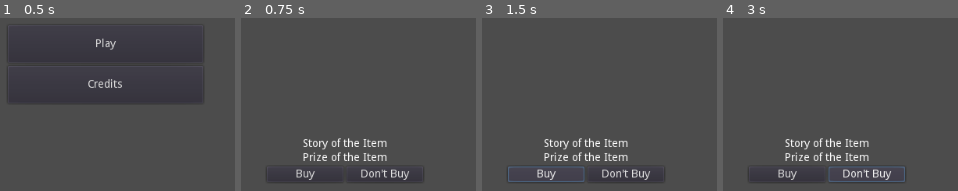
Above: before the commit, frames 1-4 (left to right).
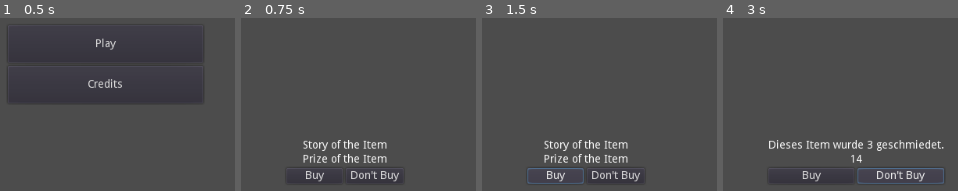
Above: after the commit, the same moments.

Repository: Birdoflames/BrackeysGameJam
Game: Godot game, scene res://Scenes/Start_Scene.tscn
Two runs of this game, one before a commit and one after it. Both use one fixed random seed, a clock stepped at 60 frames per second and the inputs below.
Inputs:
- Up to frame 1 (0.5 s): no input
- Up to frame 2 (0.75 s): click "Play" at 0.5 s
- Up to frame 3 (1.5 s): click "Buy" at 1.25 s
- Up to frame 4 (3 s): click "Don't Buy" at 2 s; tap Enter at 2.75 s; hold Up (ui_up) from 2.78 s (still down)

Frame 1 is identical in both runs. In frame 2, 3.0% of the frame differs, in the area x 12-76%, y 69-95%; in frame 3, 3.8%; in frame 4, 5.5%, in the area x 12-95%, y 69-96%.

Commit message:
fixing bugs of item (generation) system

Diff:
--- a/Items/Item.gd
+++ b/Items/Item.gd
@@ -2,10 +2,14 @@
 
 var rng = RandomNumberGenerator.new()
 
+#when added to the scene: searches root node; generates random story/prize; calls set_story() from Scene_Handler
 func _ready():
-	var story = "Some Item found " + str(random(100, 200)) + " years ago..."
-	var prize = str(random(10, 20))
-	get_tree().get_root().find_node("Game_Scene", true, false).set_story(story, prize)
+	var scene_handler = get_tree().get_root().find_node("Scene_Handler", true, false)
+
+	var story = "Dieses Item wurde " + str(random(1, 10)) + " geschmiedet."
+	var prize = str(random(1, 15))
+
+	scene_handler.set_story(story, prize)
 
 func random(start, end):
 	rng.randomize()
--- a/Items/Item.tscn
+++ b/Items/Item.tscn
@@ -5,6 +5,7 @@
 [node name="Item" type="Control"]
 anchor_right = 1.0
 anchor_bottom = 1.0
+margin_right = -1004.0
 script = ExtResource( 1 )
 __meta__ = {
 "_edit_use_anchors_": false
--- a/Scenes/Game_Scene.tscn
+++ /dev/null
@@ -1,98 +0,0 @@
-[gd_scene load_steps=3 format=2]
-
-[ext_resource path="res://Scripts/Game_Scene.gd" type="Script" id=1]
-[ext_resource path="res://Scripts/Inventory.gd" type="Script" id=3]
-
-[node name="Game_Scene" type="Node"]
-script = ExtResource( 1 )
-
-[node name="GUI" type="Control" parent="."]
-anchor_right = 1.0
-anchor_bottom = 1.0
-__meta__ = {
-"_edit_use_anchors_": false
-}
-
-[node name="Inventory" type="Control" parent="GUI"]
-margin_right = 40.0
-margin_bottom = 40.0
-script = ExtResource( 3 )
-__meta__ = {
-"_edit_use_anchors_": false
-}
-
-[node name="History_Book" type="Control" parent="GUI"]
-visible = false
-anchor_right = 1.0
-anchor_bottom = 1.0
-__meta__ = {
-"_edit_use_anchors_": false
-}
-
-[node name="ColorRect" type="ColorRect" parent="GUI/History_Book"]
-anchor_right = 1.0
-anchor_bottom = 1.0
-color = Color( 0.458824, 0.439216, 0.439216, 1 )
-
-[node name="Buying" type="VBoxContainer" parent="GUI"]
-margin_left = 412.0
-margin_top = 397.5
-margin_right = 612.0
-margin_bottom = 467.5
-__meta__ = {
-"_edit_use_anchors_": false
-}
-
-[node name="Text" type="VBoxContainer" parent="GUI/Buying"]
-margin_right = 200.0
-margin_bottom = 32.0
-
-[node name="Story" type="Label" parent="GUI/Buying/Text"]
-margin_left = 46.0
-margin_right = 154.0
-margin_bottom = 14.0
-size_flags_horizontal = 4
-text = "Story of the Item"
-
-[node name="Prize" type="Label" parent="GUI/Buying/Text"]
-margin_left = 46.0
-margin_top = 18.0
-margin_right = 154.0
-margin_bottom = 32.0
-size_flags_horizontal = 4
-text = "Prize of the Item"
-
-[node name="Buttons" type="HBoxContainer" parent="GUI/Buying"]
-margin_top = 36.0
-margin_right = 200.0
-margin_bottom = 56.0
-__meta__ = {
-"_edit_use_anchors_": false
-}
-
-[node name="Buy" type="Button" parent="GUI/Buying/Buttons"]
-margin_right = 98.0
-margin_bottom = 20.0
-size_flags_horizontal = 3
-size_flags_vertical = 3
-text = "Buy"
-__meta__ = {
-"_edit_use_anchors_": false
-}
-
-[node name="DontBuy" type="Button" parent="GUI/Buying/Buttons"]
-margin_left = 102.0
-margin_right = 200.0
-margin_bottom = 20.0
-size_flags_horizontal = 3
-size_flags_vertical = 3
-text = "Don't Buy"
-
-[node name="Background" type="Sprite" parent="."]
-
-[node name="Timer" type="Timer" parent="."]
-one_shot = true
-
-[connection signal="pressed" from="GUI/Buying/Buttons/Buy" to="." method="_on_Buy_pressed"]
-[connection signal="pressed" from="GUI/Buying/Buttons/DontBuy" to="." method="_on_DontBuy_pressed"]
-[connection signal="timeout" from="Timer" to="." method="_on_Timer_timeout"]
--- /dev/null
+++ b/Scenes/Scene_Handler.tscn
@@ -0,0 +1,95 @@
+[gd_scene load_steps=3 format=2]
+
+[ext_resource path="res://Scripts/Scene_Handler.gd" type="Script" id=1]
+[ext_resource path="res://Scripts/Inventory.gd" type="Script" id=2]
+
+[node name="Scene_Handler" type="Node"]
+script = ExtResource( 1 )
+
+[node name="Game" type="Control" parent="."]
+anchor_right = 1.0
+anchor_bottom = 1.0
+__meta__ = {
+"_edit_use_anchors_": false
+}
+
+[node name="Inventory" type="Control" parent="Game"]
+margin_right = 40.0
+margin_bottom = 40.0
+script = ExtResource( 2 )
+__meta__ = {
+"_edit_use_anchors_": false
+}
+
+[node name="Buying" type="VBoxContainer" parent="Game"]
+margin_left = 437.0
+margin_top = 400.0
+margin_right = 587.0
+margin_bottom = 456.0
+__meta__ = {
+"_edit_use_anchors_": false
+}
+
+[node name="Text" type="VBoxContainer" parent="Game/Buying"]
+margin_right = 150.0
+margin_bottom = 32.0
+size_flags_horizontal = 3
+size_flags_vertical = 3
+
+[node name="Story" type="Label" parent="Game/Buying/Text"]
+margin_left = 21.0
+margin_right = 129.0
+margin_bottom = 14.0
+size_flags_horizontal = 6
+size_flags_vertical = 6
+text = "Story of the Item"
+
+[node name="Prize" type="Label" parent="Game/Buying/Text"]
+margin_left = 21.0
+margin_top = 18.0
+margin_right = 129.0
+margin_bottom = 32.0
+size_flags_horizontal = 6
+size_flags_vertical = 6
+text = "Prize of the Item"
+
+[node name="Buttons" type="HBoxContainer" parent="Game/Buying"]
+margin_top = 36.0
+margin_right = 150.0
+margin_bottom = 56.0
+size_flags_horizontal = 3
+size_flags_vertical = 3
+
+[node name="Buy" type="Button" parent="Game/Buying/Buttons"]
+margin_right = 72.0
+margin_bottom = 20.0
+size_flags_horizontal = 3
+size_flags_vertical = 3
+text = "Buy"
+
+[node name="Dont Buy" type="Button" parent="Game/Buying/Buttons"]
+margin_left = 76.0
+margin_right = 150.0
+margin_bottom = 20.0
+size_flags_horizontal = 3
+size_flags_vertical = 3
+text = "Don't Buy"
+__meta__ = {
+"_edit_use_anchors_": false
+}
+
+[node name="Background" type="Sprite" parent="Game"]
+
+[node name="Timer" type="Timer" parent="Game"]
+one_shot = true
+
+[node name="History_Book" type="Control" parent="."]
+visible = false
+margin_right = 40.0
+margin_bottom = 40.0
+__meta__ = {
+"_edit_use_anchors_": false
+}
+
+[connection signal="pressed" from="Game/Buying/Buttons/Buy" to="." method="_on_Buy_pressed"]
+[connection signal="pressed" from="Game/Buying/Buttons/Dont Buy" to="." method="_on_Dont_Buy_pressed"]
--- a/Scripts/Game_Scene.gd
+++ /dev/null
@@ -1,67 +0,0 @@
-extends Node
-
-var rng = RandomNumberGenerator.new()
-var items = []
-var current_item
-
-var counter = 0
-
-func _ready():
-	items = list_files_in_directory("res://Items")
-	get_node("Timer").start(random(10, 11))
-
-
-func list_files_in_directory(path):
-	var files = []
-	var dir = Directory.new()
-	dir.open(path)
-	dir.list_dir_begin()
-
-	while true:
-		var file = dir.get_next()
-		if file == "":
-			break
-		elif file.ends_with(".tscn"):
-			files.append(file)
-
-	dir.list_dir_end()
-
-	return files
-
-
-func random(start, end):
-	rng.randomize()
-	return rng.randi_range(start, end)
-
-
-func generate_item():
-	var chosen_item = items[random(0, len(items) - 1)]
-	current_item = chosen_item
-
-	var item = load("res://Items/" + str(current_item))
-	item = item.instance()
-
-	get_node(".").add_child(item)
-
-
-func set_story(story, prize):
-	get_node("GUI/Buying/Text/Story").set_text(story)
-	get_node("GUI/Buying/Text/Prize").set_text(prize)
-
-
-func _on_Buy_pressed():
-	if current_item != null:
-		var item = load("res://Items/" + str(current_item))
-		item = item.instance()
-
-		var item_position = get_node("GUI/Inventory").generate_coords()
-		item.set_position(item_position)
-
-		get_node("GUI").add_child(item)
-		get_node("Timer").start(random(10, 11))
-
-func _on_DontBuy_pressed():
-	get_node("Timer").start(random(10, 11))
-
-func _on_Timer_timeout():
-	generate_item()
--- a/Scripts/Inventory.gd
+++ b/Scripts/Inventory.gd
@@ -3,7 +3,7 @@
 var invCoords = [false, false]
 var current_coords = [Vector2(0, 0), Vector2(15, 15)]
 
-
+#searches a free place and returns it's coords
 func generate_coords():
 	var count = 0
 
--- /dev/null
+++ b/Scripts/Scene_Handler.gd
@@ -0,0 +1,56 @@
+extends Node
+
+var rng = RandomNumberGenerator.new()
+var items = []
+var current_item
+
+func _ready():
+	items = list_files_in_directory("res://Items")
+
+func _process(delta):
+	if Input.is_action_just_pressed("ui_up"):
+		generate_item()
+
+func random(start, end):
+	rng.randomize()
+	return rng.randi_range(start, end)
+
+#adds all .tscn to an array
+func list_files_in_directory(path):
+	var files = []
+	var dir = Directory.new()
+	dir.open(path)
+	dir.list_dir_begin()
+
+	while true:
+		var file = dir.get_next()
+		if file == "":
+			break
+		elif file.ends_with(".tscn"):
+			files.append(file)
+
+	dir.list_dir_end()
+
+	return files
+
+#genrates a random item from the array above and adds it to the scene
+func generate_item():
+	var chosen_item = items[random(0, len(items) - 1)]
+	current_item = chosen_item
+
+	var item = load("res://Items/" + chosen_item)
+	item = item.instance()
+
+	add_child(item)
+	print("Item got added: " + chosen_item)
+
+func set_story(story, prize):
+	get_node("Game/Buying/Text/Story").set_text(story)
+	get_node("Game/Buying/Text/Prize").set_text(prize)
+
+
+func _on_Buy_pressed():
+	pass
+
+func _on_Dont_Buy_pressed():
+	pass
--- a/Scripts/Start_Scene.gd
+++ b/Scripts/Start_Scene.gd
@@ -3,7 +3,7 @@
 
 func _on_Play_pressed():
 # warning-ignore:return_value_discarded
-	get_tree().change_scene_to(load("res://Scenes/Game_Scene.tscn"))
+	get_tree().change_scene_to(load("res://Scenes/Scene_Handler.tscn"))
 
 
 func _on_Credits_pressed():
